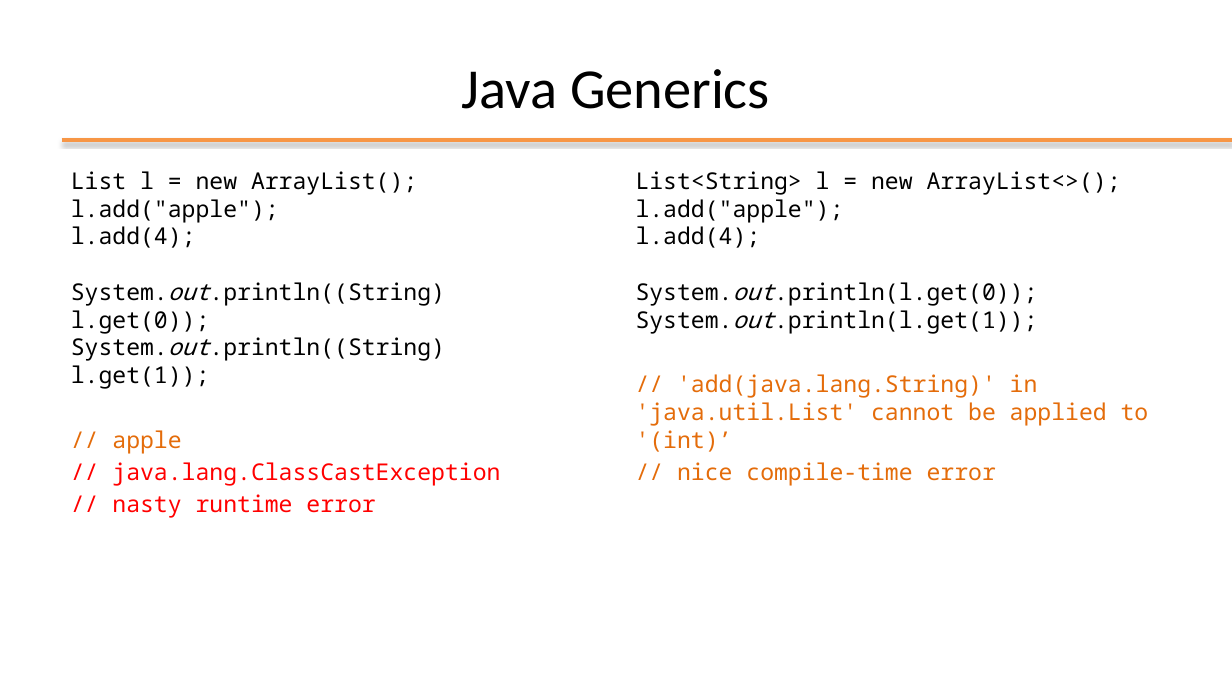
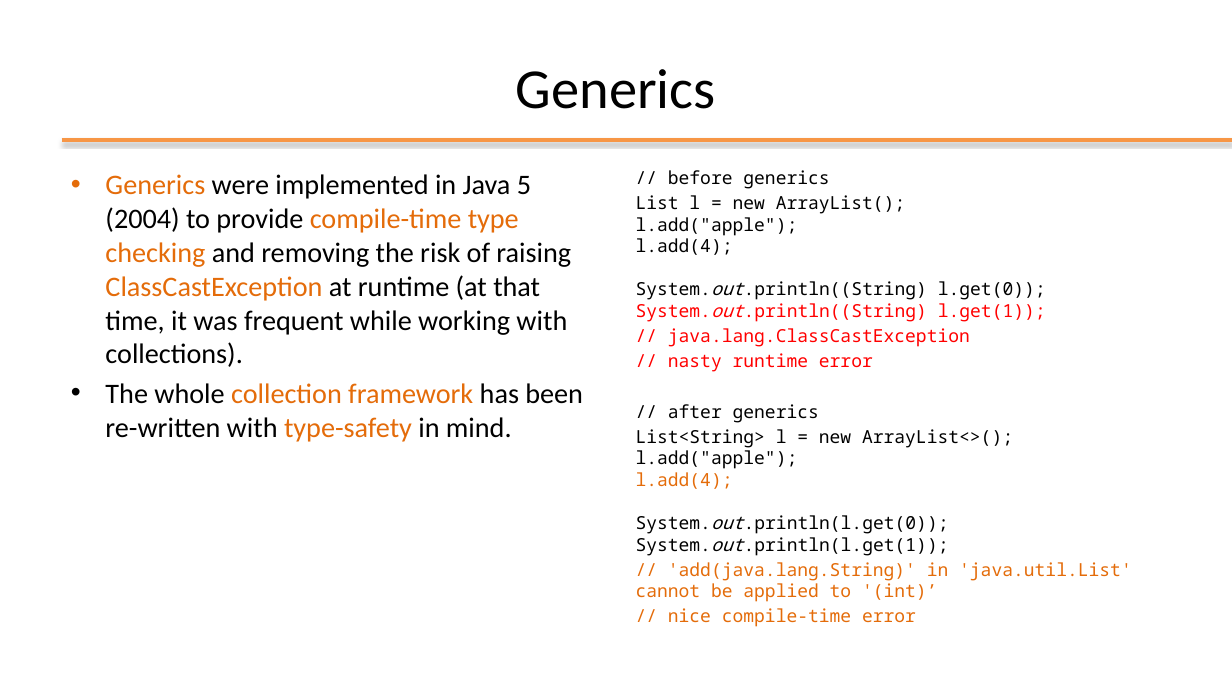
Before and after one commit to plctechnician/ooprogramming, a slide deck: slide 2 of java/slides/ppt/05 - Java Generic Data Structures.pptx (slide 3 before the commit). Drawn at 1232x693 pixels with LibreOffice and Linux fonts; fonts in the diff are those of the drawing; background and template pictures are left out. Boxes give left, top, right and bottom in pixels: in the first picture for what was removed or moved away, otherwise in the second. Text is boxed around its words. In the diff, an @@ line names an element or a change of style, - is before the commit and + after.

```diff
--- a/java/slides/ppt/05 - Java Generic Data Structures.pptx
+++ b/java/slides/ppt/05 - Java Generic Data Structures.pptx
@@ title at box(516, 69, 716, 109): text changed @@
-Java Generics
+Generics
@@ text at box(105, 174, 583, 442): text changed; size 18 to 22 pt; font Noto Sans Mono to Calibri @@
-List l = new ArrayList();
-l.add("apple");
-l.add(4);
-System.out.println((String) l.get(0));
-System.out.println((String) l.get(1));
-// apple
-// java.lang.ClassCastException
-// nasty runtime error
+• Generics were implemented in Java 5 (2004) to provide compile-time type checking and removing the risk of raising ClassCastException at runtime (at that time, it was frequent while working with collections).
+• The whole collection framework has been re-written with type-safety in mind.
@@ text at box(636, 170, 1046, 423): paragraphs added @@
+// before generics
+List l = new ArrayList();
+l.add("apple");
+l.add(4);
+System.out.println((String) l.get(0));
+System.out.println((String) l.get(1));
+// java.lang.ClassCastException
+// nasty runtime error
+// after generics
@@ text at box(636, 429, 1132, 627): size 18 to 14 pt in "List<String> l = new ArrayList<>(); l.add("apple"); l.add(4) ...", "// 'add(java.lang.String)' in 'java.util.List' cannot be app ...", "// nice compile-time error"; text colour #000000 to #E46C0A in "l.add(4);" @@
```
Also in this commit, not shown: 13 other slides changed, 4 slides added, 2 slides removed, 14 other files.
